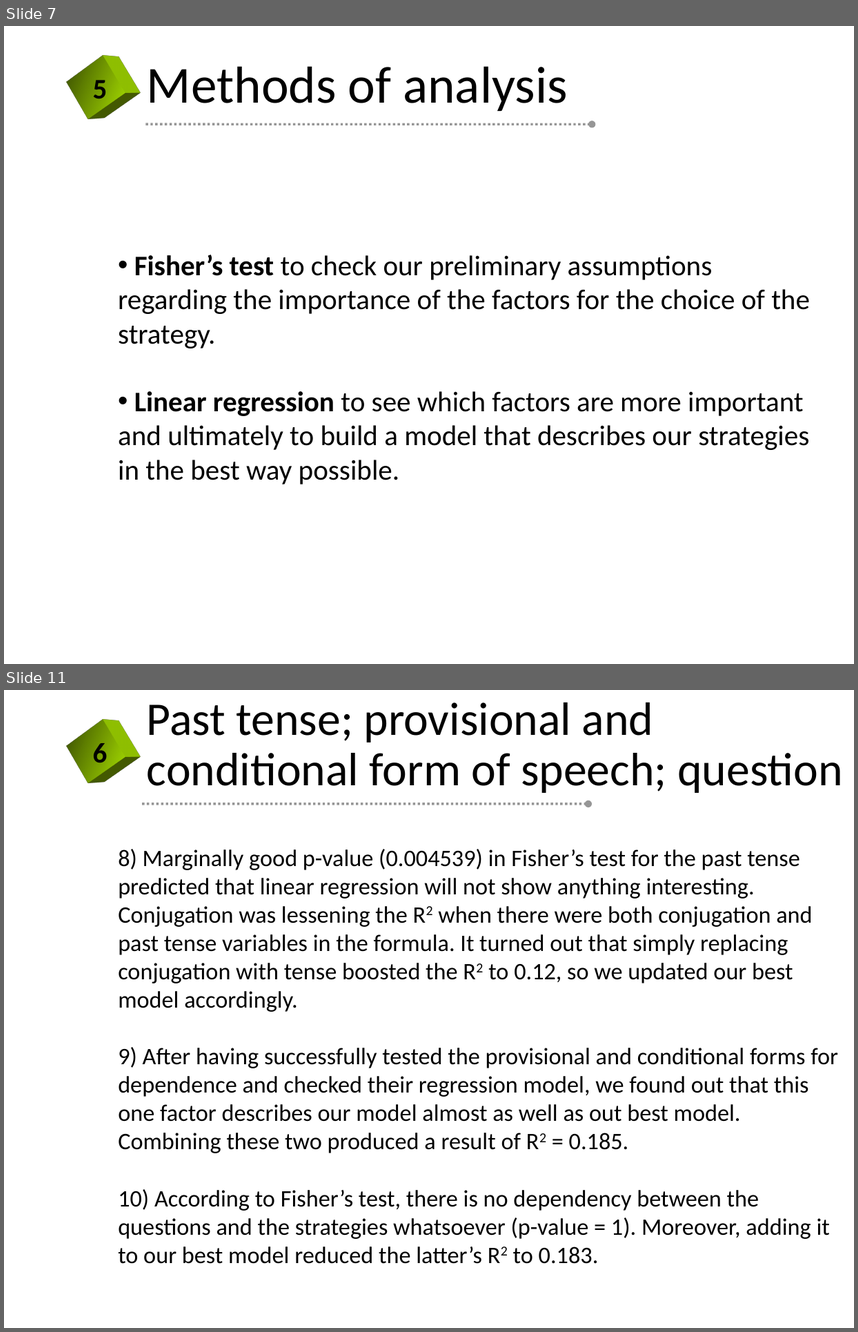
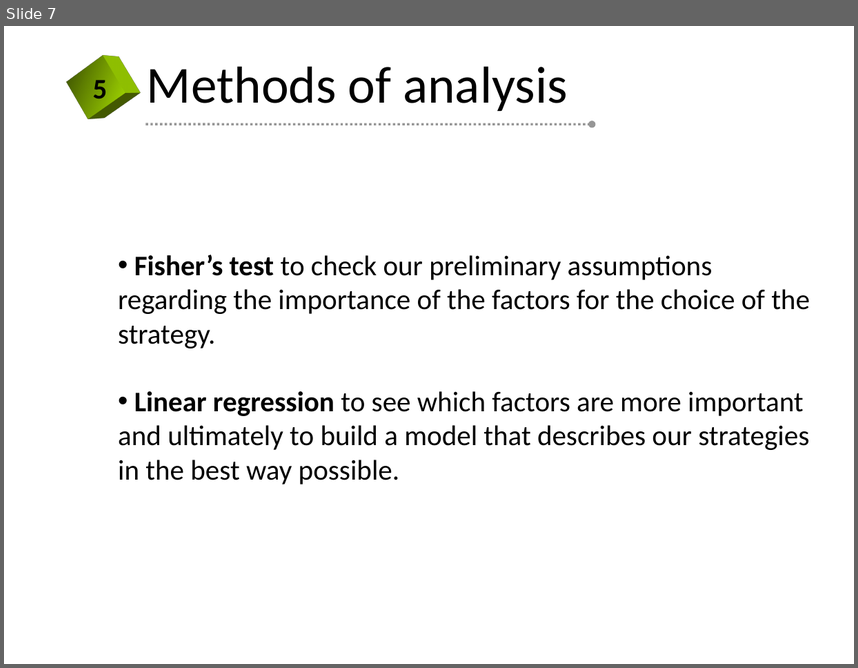
Before and after one commit to kateabr/r_project_data, a slide deck: slides.pptx. Shown one above the other, each under a label of ours: slides 7 and 11 before the commit, slide 7 after it; the slides between them are not shown. The pictures are 858x1332 and 858x668 pixels, drawn with LibreOffice and Linux fonts; fonts in the diff are those of the drawing; background and template pictures are left out. Boxes give left, top, right and bottom in pixels: in the first picture for what was removed or moved away, otherwise in the second. Text is boxed around its words. In the diff, an @@ line names an element or a change of style, - is before the commit and + after.

```diff
--- a/slides.pptx
+++ b/slides.pptx
@@ slide 11 removed at [4, 690, 854, 1328], background picture (left out) @@
@@ title removed at [147, 702, 843, 793] @@
-Past tense; provisional and conditional form of speech; question
@@ rectangle removed at [63, 720, 128, 783] @@
@@ text removed at [93, 743, 107, 762] @@
-6
@@ arrow removed from (142, 804) to (588, 804) @@
@@ text removed at [118, 849, 838, 1263] @@
-8) Marginally good p-value (0.004539) in Fisher’s test for the past tense predicted that linear regression will not show anything interesting.
-Conjugation was lessening the R2 when there were both conjugation and past tense variables in the formula. It turned out that simply replacing conjugation with tense boosted the R2 to 0.12, so we updated our best model accordingly.
-9) After having successfully tested the provisional and conditional forms for dependence and checked their regression model, we found out that this one factor describes our model almost as well as out best model. Combining these two produced a result of R2 = 0.185.
-10) According to Fisher’s test, there is no dependency between the questions and the strategies whatsoever (p-value = 1). Moreover, adding it to our best model reduced the latter’s R2 to 0.183.
```
Also in this commit, not shown: 8 slides changed, 17 slides added.
